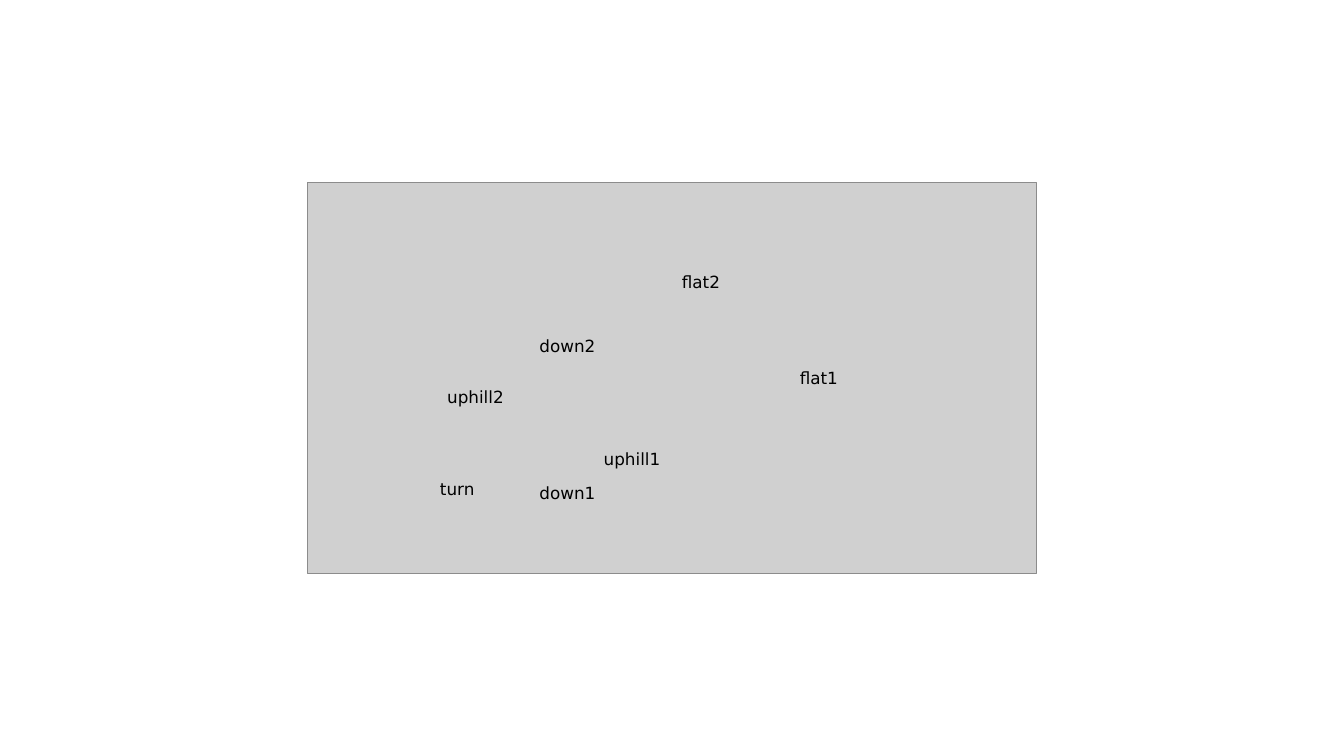
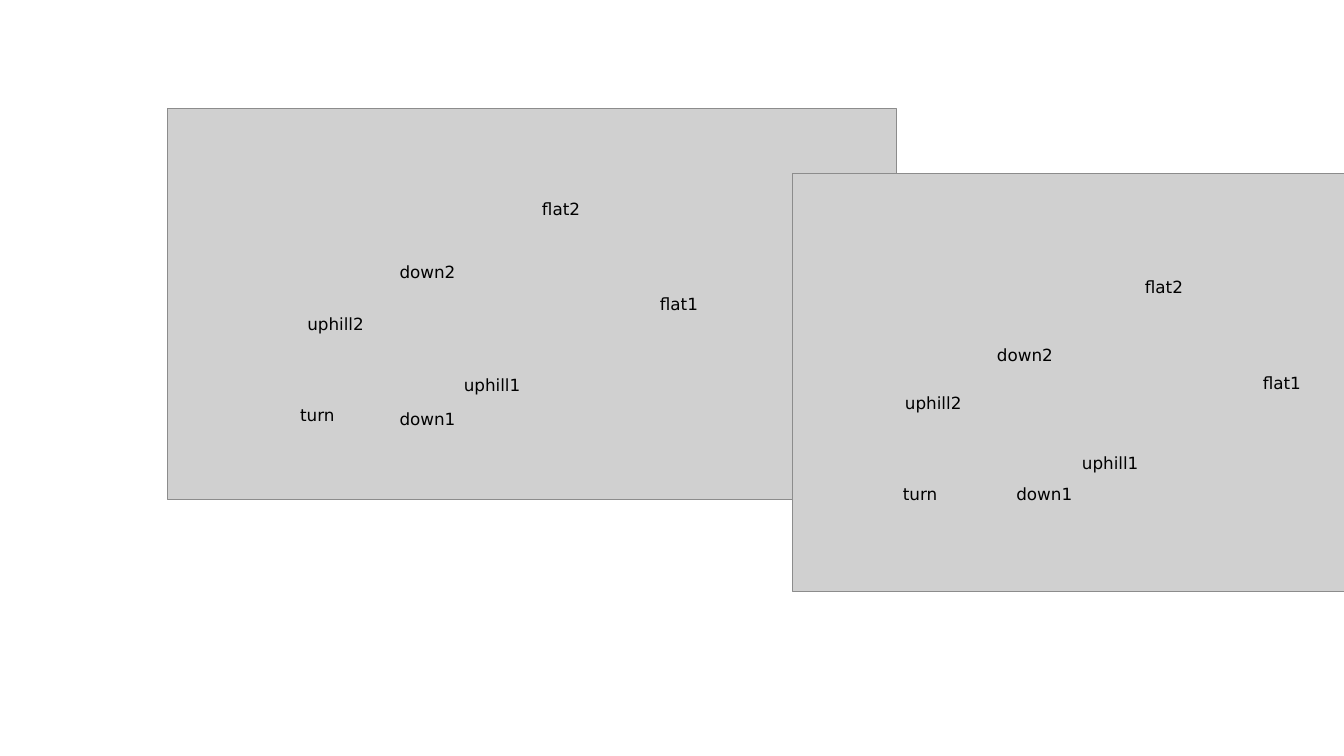
Before and after one commit to luceskywalker/xski, a slide deck: slide 11 of grafics/grafics.pptx (slide 9 before the commit). Drawn at 1344x756 pixels with LibreOffice and Linux fonts; fonts in the diff are those of the drawing; grey boxes stand for pictures. Boxes give left, top, right and bottom in pixels: in the first picture for what was removed or moved away, otherwise in the second. Text is boxed around its words. In the diff, an @@ line names an element or a change of style, - is before the commit and + after.

```diff
--- a/grafics/grafics.pptx
+++ b/grafics/grafics.pptx
@@ group added at box(792, 173, 1344, 591): 7 texts, 1 picture @@
+flat1
+uphill1
+down1
+turn
+uphill2
+down2
+flat2
@@ 7 texts, 1 picture: place and size @@
-7 texts, 1 picture at box(308, 182, 1037, 574)
+7 texts, 1 picture at box(167, 109, 897, 500)
```
Also in this commit, not shown: 1 other slide changed, 3 slides added, 6 other files.
